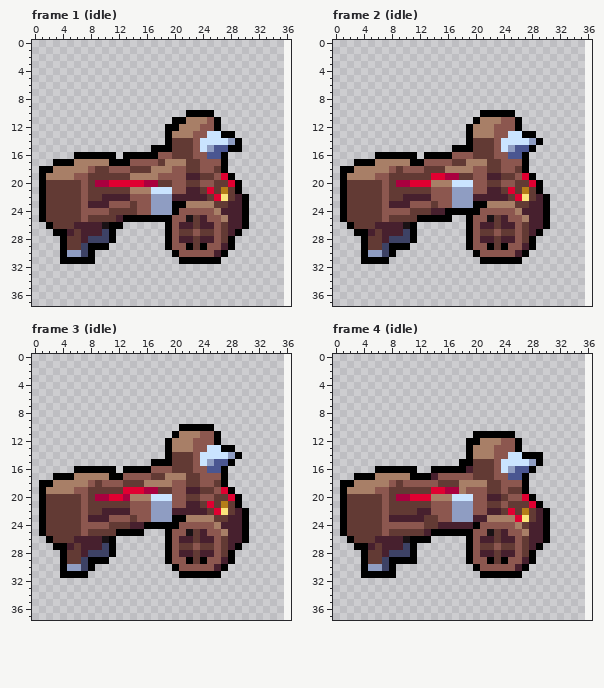
Pixel-art file -- assets_src/image/units/ballista/outlaw/map_ballista_outlaw.ase. The first picture shows the starting point.
36x38 pixels, 34 frames. Shown: frame 1 (idle), frame 2 (idle), frame 3 (idle), frame 4 (idle). The old version is drawn lined up with the new one, on the new canvas. The commit also changed other frames, which this record leaves out.
Once edited:
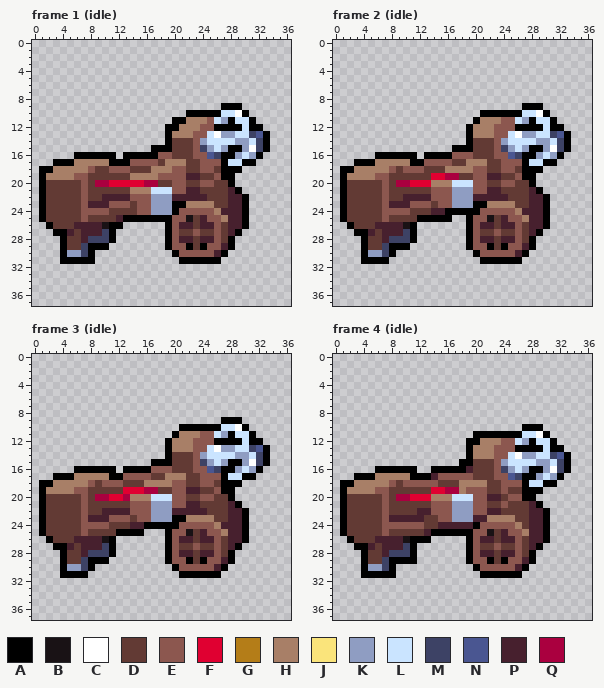
Palette (. is transparent): A #000000  B #191215  C #ffffff  D #623a34  E #8c574f  F #e00031  G #b47d18  H #a87f67  J #fae47b  K #8f9dc2  L #cae4ff  M #3d4265  N #4a5691  P #47202e  Q #aa003f
Change:
canvas 36x38 -> 37x38
Changed rows in their new state; - is an unchanged pixel.
Frame 1 (idle):
first column x 24:
 9 ---AAA----
10 --ALLCA---
11 --LKALLA--
12 ---AAALAA-
13 --CKKLLMNA
14 K---LKKLMA
15 M-LK--KCMA
16 --M-AKLKA-
17 ----LLAA--
18 ----AA----
19 ---A------
20 ----A.----
21 -D-DP-----
22 --DDP-----
Frame 2 (idle):
first column x 24:
 9 ---AAA----
10 --ALLCA---
11 --LKALLA--
12 ---AAALAA-
13 --CKKLLMNA
14 K---LKKLMA
15 M-LK-AKCMA
16 --M-AKLKA-
17 ----LLAA--
18 ----AA----
19 ---A------
20 ----A.----
21 -D-DP-----
22 --DDP-----
Frame 3 (idle): the same change as frame 2 (idle)
Frame 4 (idle):
first column x 24:
10 ---AAA----
11 --ALLCA---
12 --LKALLA--
13 ---AAALAA-
14 --CKKLLMNA
15 K---LKKLMA
16 M-LK-AKCMA
17 --M-AKLKA-
18 ----LLAA--
19 ----AA----
20 ---A------
21 ----P-----
22 -D-DP-----
23 --DDP-----
